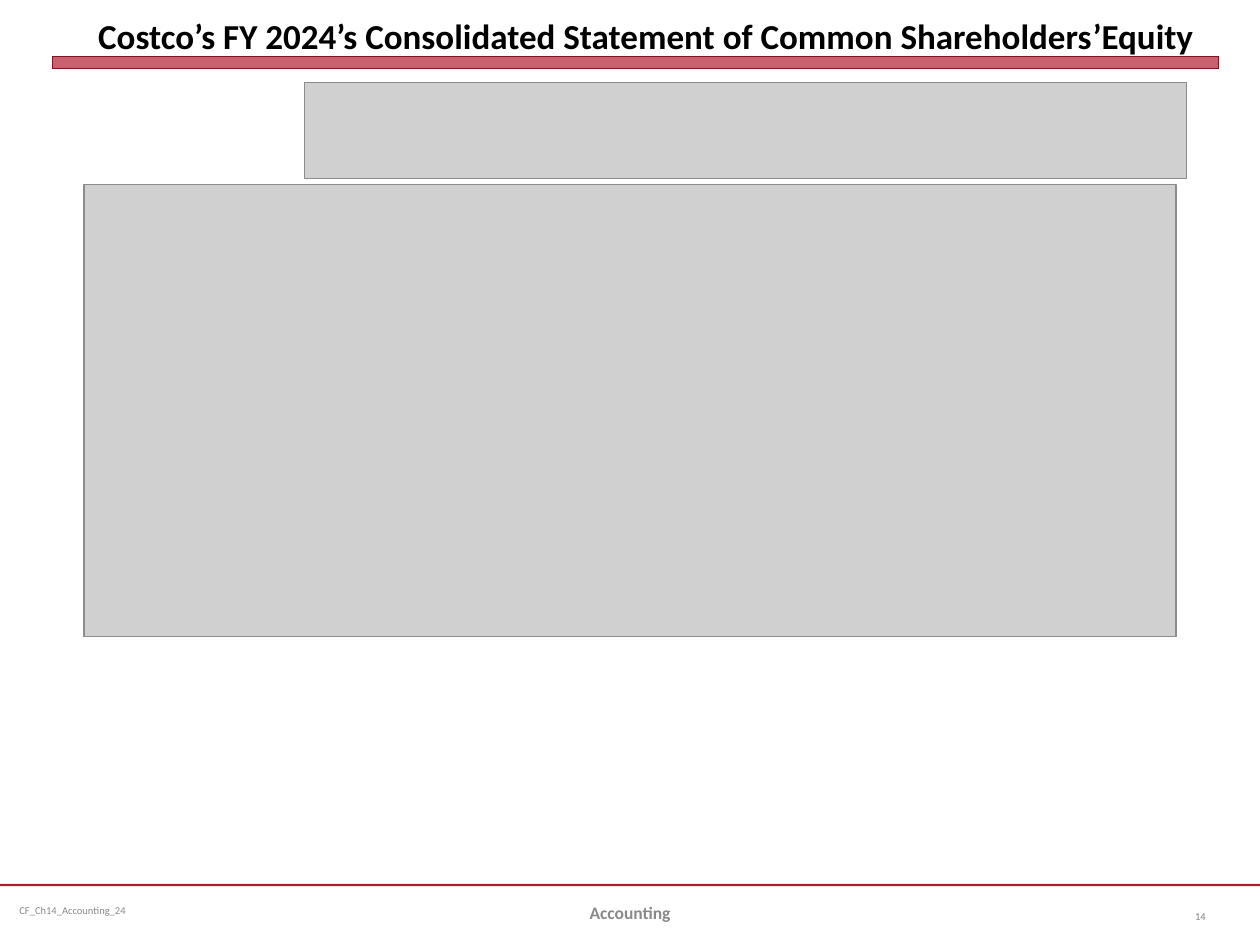
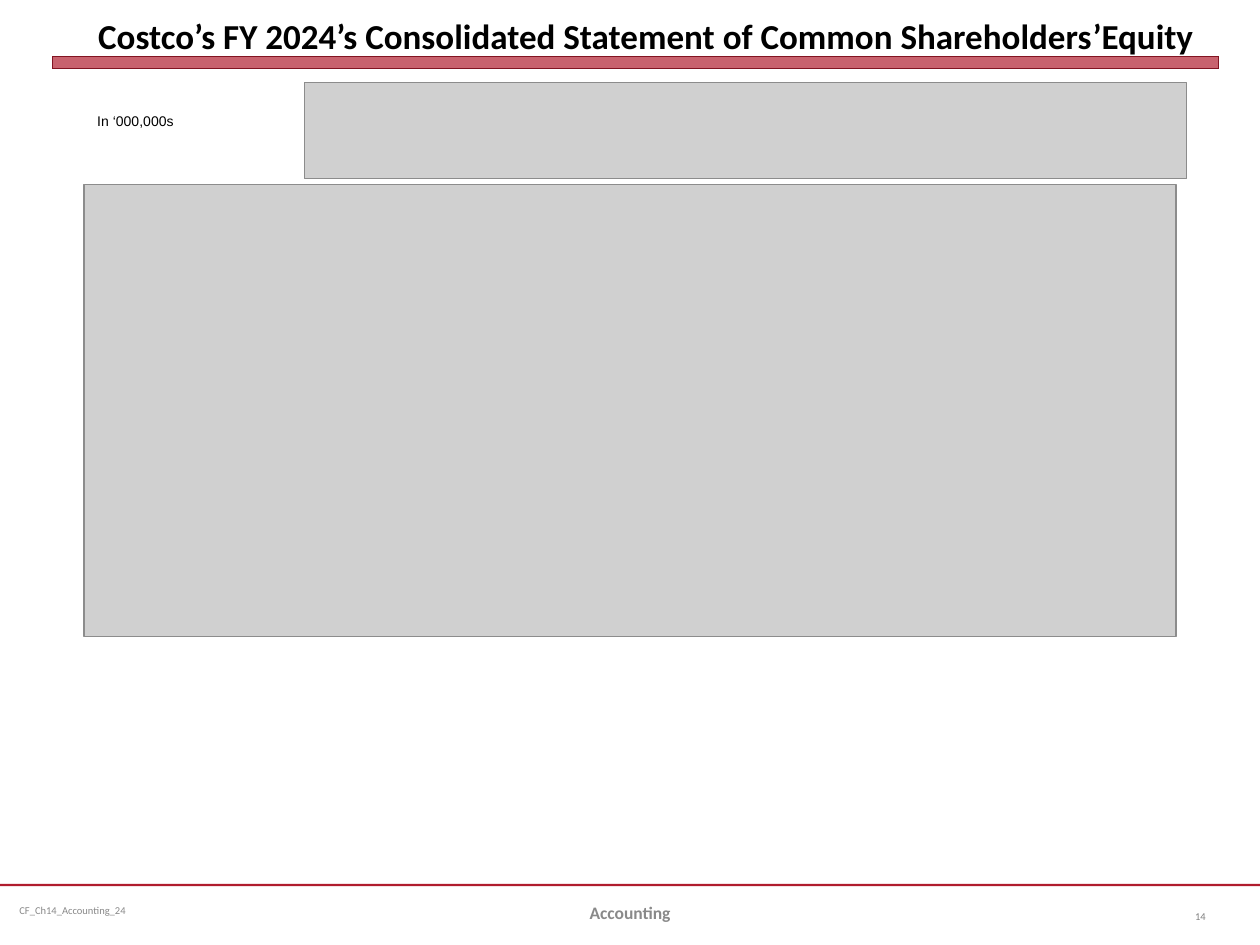
Before and after one commit to jmc877/Corporate-Finance, a slide deck: slide 14 of slides/CF_Ch14_Accounting_24.pptx. Drawn at 1260x945 pixels with LibreOffice and Linux fonts; fonts in the diff are those of the drawing; grey boxes stand for pictures. Boxes give left, top, right and bottom in pixels: in the first picture for what was removed or moved away, otherwise in the second. Text is boxed around its words. In the diff, an @@ line names an element or a change of style, - is before the commit and + after.

```diff
--- a/slides/CF_Ch14_Accounting_24.pptx
+++ b/slides/CF_Ch14_Accounting_24.pptx
@@ text added at box(97, 116, 174, 128), 8 pt, text #000000 @@
+In ‘000,000s
```
Also in this commit, not shown: 9 other slides changed, 7 other files.
